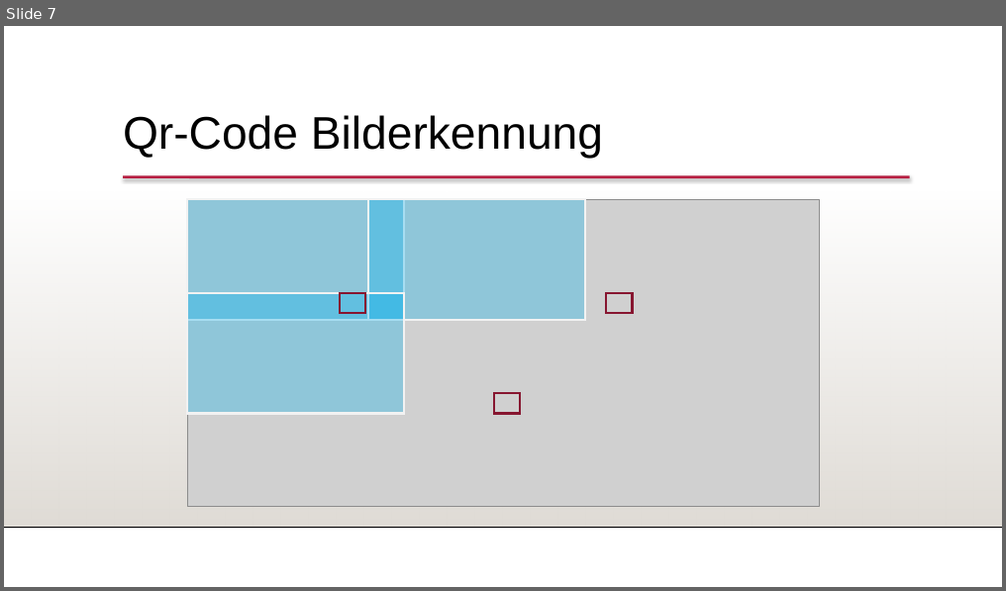
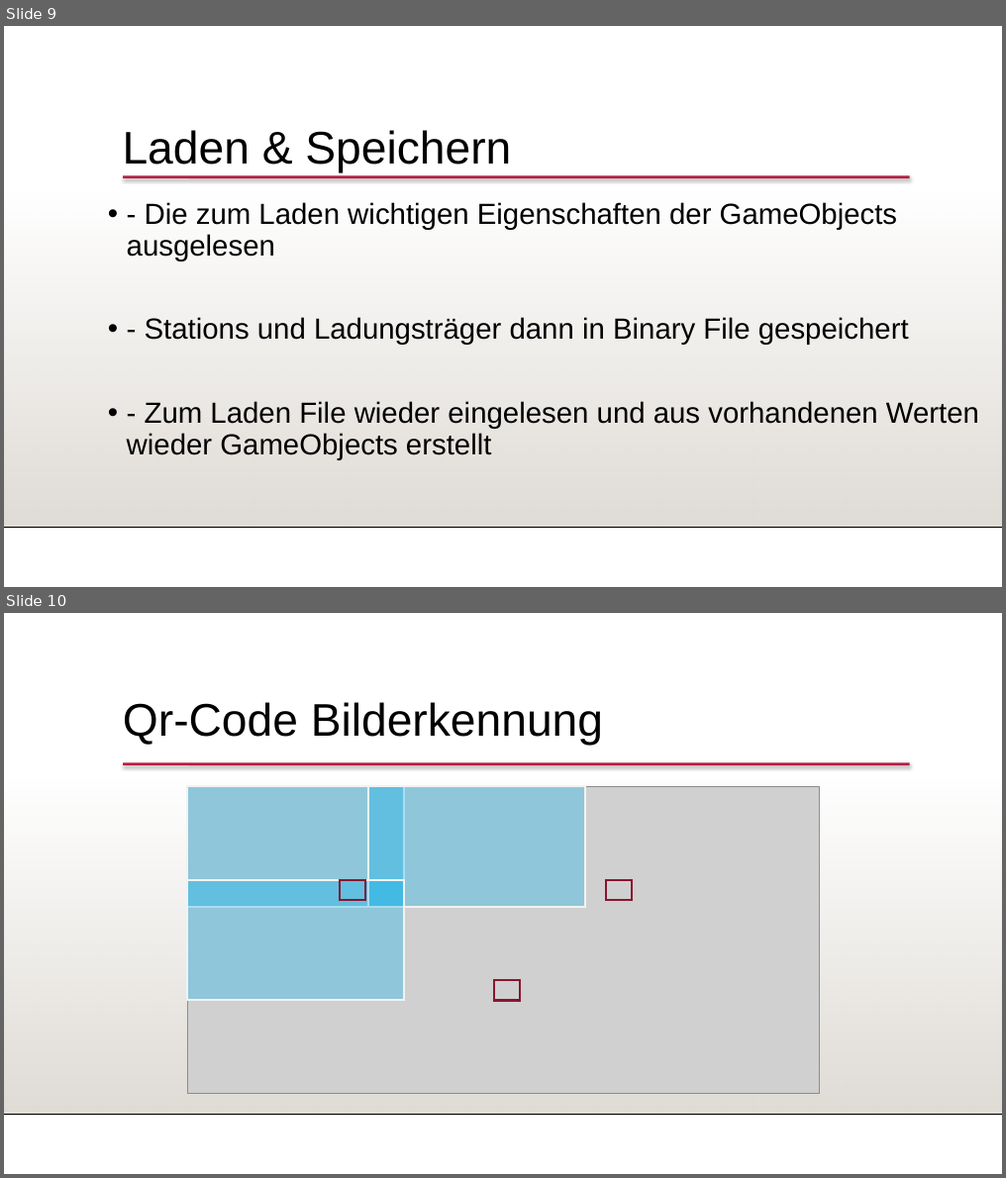
Before and after one commit to FeFi7/CarrierTracking, a slide deck: Präsentation/Teil2_Präsentation20_01_2021.pptx. Shown one above the other, each under a label of ours: slide 7 before the commit, slides 9 and 10 after it. The pictures are 1006x591 and 1006x1178 pixels, drawn with LibreOffice and Linux fonts; fonts in the diff are those of the drawing; grey boxes stand for pictures; background and template pictures are left out. Boxes give left, top, right and bottom in pixels: in the first picture for what was removed or moved away, otherwise in the second. Text is boxed around its words. In the diff, an @@ line names an element or a change of style, - is before the commit and + after.

```diff
--- a/Präsentation/Teil2_Präsentation20_01_2021.pptx
+++ b/Präsentation/Teil2_Präsentation20_01_2021.pptx
@@ slide 9 added at [4, 26, 1002, 587], background #FFFFFF; not listed: 3 template elements that a slide beside it also shows @@
@@ text added at [123, 130, 511, 174], 44 pt, text #000000 @@
+Laden & Speichern
@@ text added at [127, 202, 979, 460], 28 pt, text #000000 @@
+• - Die zum Laden wichtigen Eigenschaften der GameObjects ausgelesen
+• - Stations und Ladungsträger dann in Binary File gespeichert
+• - Zum Laden File wieder eingelesen und aus vorhandenen Werten wieder GameObjects erstellt
@@ what was slide 7 is now slide 10 @@
```
Also in this commit, not shown: 1 slide changed, 8 other slides added, 4 slides removed.
